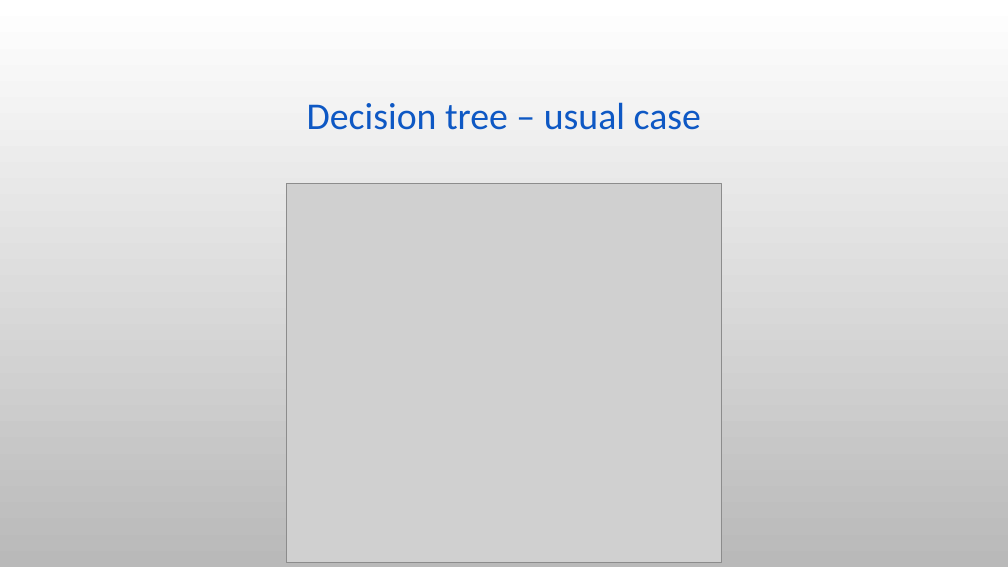
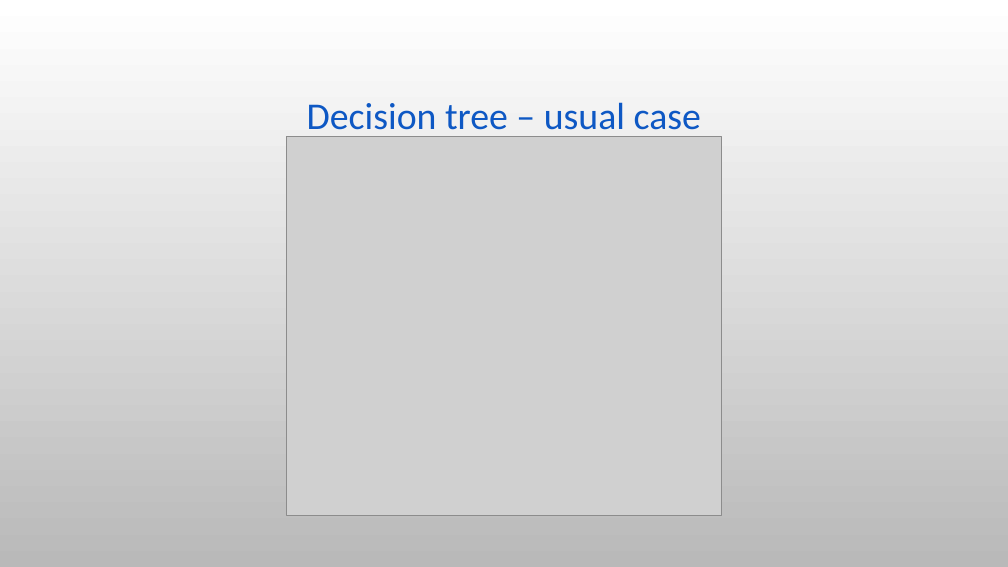
Before and after one commit to stavco9/mlops-final-project, a slide deck: slide 13 of docs/MLOps Final Project.pptx. Drawn at 1008x567 pixels with LibreOffice and Linux fonts; fonts in the diff are those of the drawing; grey boxes stand for pictures; background and template pictures are left out. Boxes give left, top, right and bottom in pixels: in the first picture for what was removed or moved away, otherwise in the second. Text is boxed around its words. In the diff, an @@ line names an element or a change of style, - is before the commit and + after.

```diff
--- a/docs/MLOps Final Project.pptx
+++ b/docs/MLOps Final Project.pptx
@@ picture moved from (x1=287, y1=183, x2=721, y2=563) to (x1=287, y1=136, x2=721, y2=516) @@
```
Also in this commit, not shown: 6 other slides changed, 4 slides added, 1 other file.
